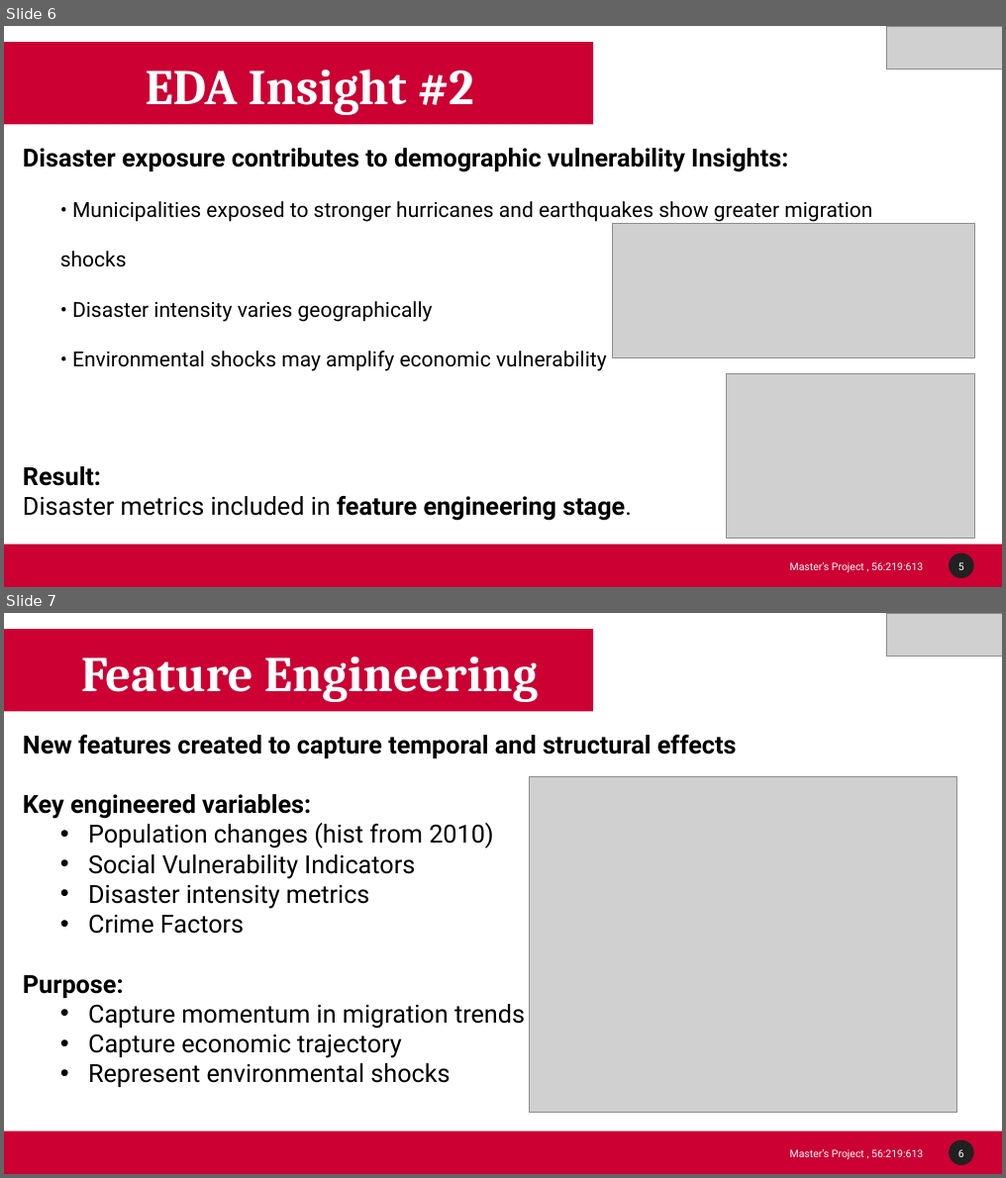
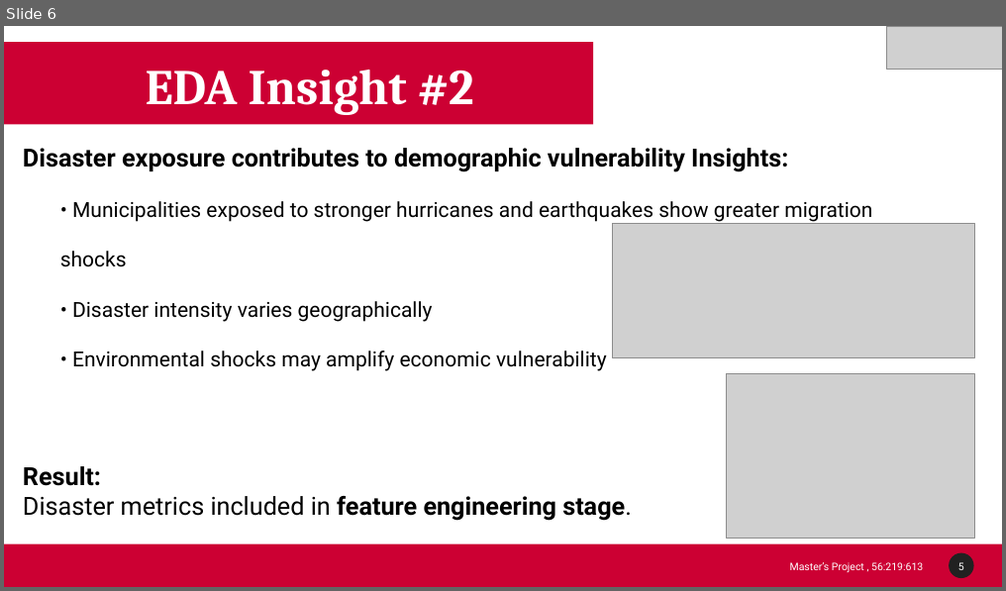
Before and after one commit to Venettov/CAPSTONE_DATA_SCIENCE_RIVERARUIZ, a slide deck: project_reports/Final Presentation/Final_Presentation_Riveraruiz.pptx. Shown one above the other, each under a label of ours: slides 6 and 7 before the commit, slide 6 after it. The pictures are 1006x1178 and 1006x591 pixels, drawn with LibreOffice and Linux fonts; fonts in the diff are those of the drawing; grey boxes stand for pictures; background and template pictures are left out. Boxes give left, top, right and bottom in pixels: in the first picture for what was removed or moved away, otherwise in the second. Text is boxed around its words. In the diff, an @@ line names an element or a change of style, - is before the commit and + after.

```diff
--- a/project_reports/Final Presentation/Final_Presentation_Riveraruiz.pptx
+++ b/project_reports/Final Presentation/Final_Presentation_Riveraruiz.pptx
@@ slide 7 removed at <box>4,613,1002,1174</box>, background #FFFFFF; not listed: 4 template elements that a slide beside it also shows @@
@@ rectangle removed at <box>4,629,593,711</box> @@
@@ picture removed at <box>887,613,1002,656</box> @@
@@ text removed at <box>81,657,538,702</box> @@
-Feature Engineering
@@ text removed at <box>23,735,737,1087</box> @@
-New features created to capture temporal and structural effects
-Key engineered variables:
-  • Population changes (hist from 2010)
-  • Social Vulnerability Indicators
-  • Disaster intensity metrics
-  • Crime Factors
-Purpose:
-  • Capture momentum in migration trends
-  • Capture economic trajectory
-  • Represent environmental shocks
@@ picture removed at <box>530,776,957,1112</box> @@
```
Also in this commit, not shown: 4 slides changed, 6 other files.
